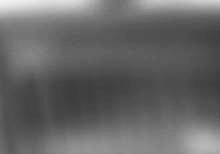
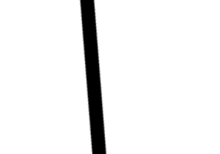
The second 220 × 154 image is a revision of the first. Changes to its layers:
added layer "图层 2" above "图层 1" over [left=78, top=0, right=108, bottom=154]
added layer "图层 1" above "图层 0" over [left=0, top=0, right=220, bottom=154]
hid "图层 0", painted on it over [left=0, top=0, right=220, bottom=154]
